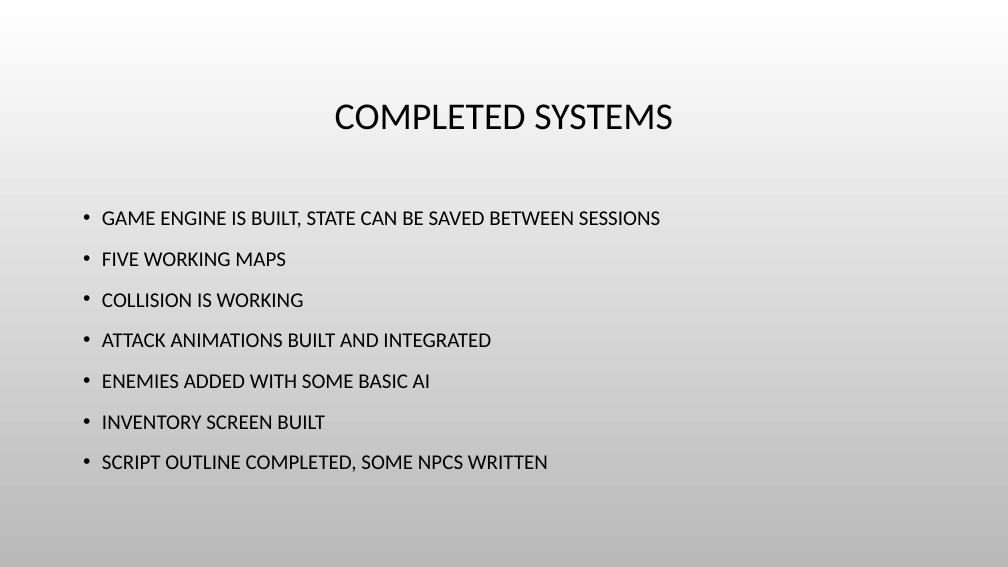
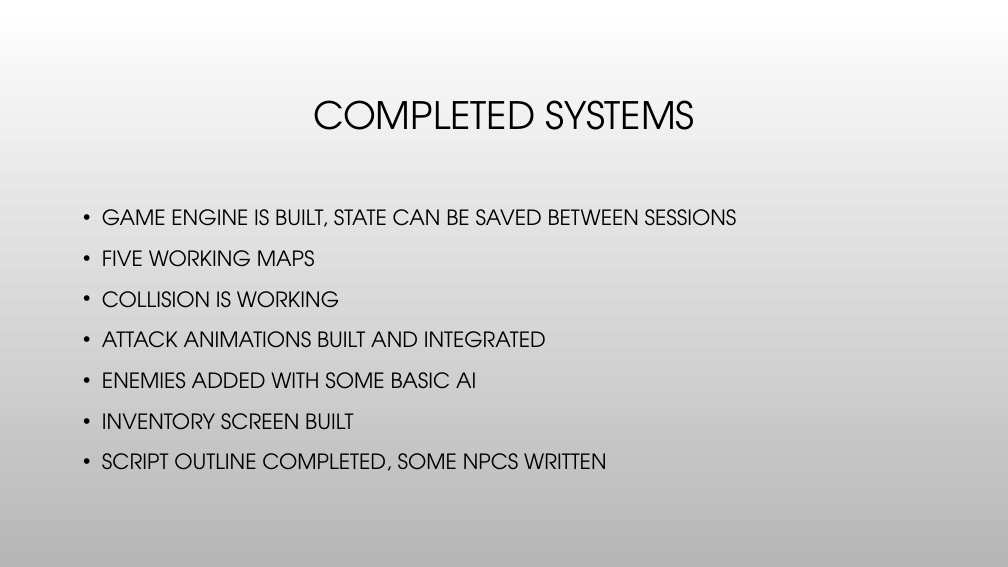
Before and after one commit to hanselrd/bubble-warrior-adventures, a slide deck: slide 3 of docs/presentation.pptx. Drawn at 1008x567 pixels with LibreOffice and Linux fonts; fonts in the diff are those of the drawing; background and template pictures are left out. Boxes give left, top, right and bottom in pixels: in the first picture for what was removed or moved away, otherwise in the second. Text is boxed around its words. In the diff, an @@ line names an element or a change of style, - is before the commit and + after.

```diff
--- a/docs/presentation.pptx
+++ b/docs/presentation.pptx
@@ title "COMPLETED SYSTEMS" at bbox=[313, 100, 695, 130]: font Calibri to TeX Gyre Adventor; indent changed @@
@@ text "GAME ENGINE IS BUILT, STATE ..." at bbox=[102, 209, 737, 471]: font Calibri to TeX Gyre Adventor; less space between paragraphs @@
```
Also in this commit, not shown: 4 other slides changed, 4 slides added.
